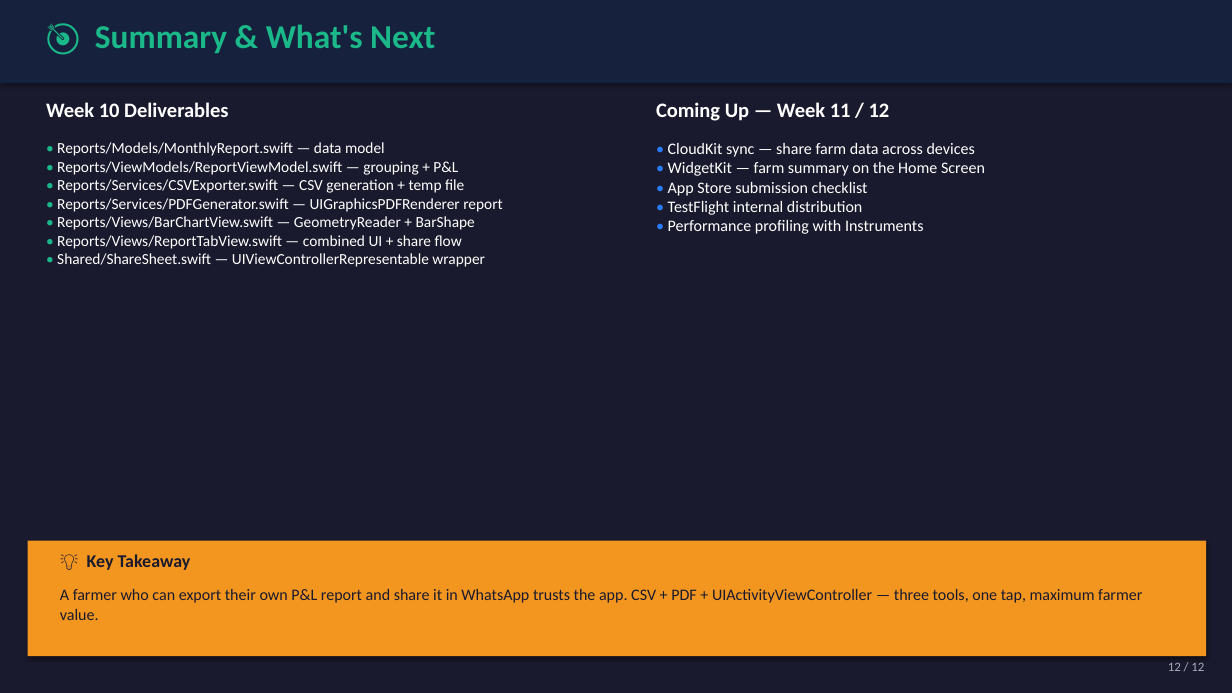
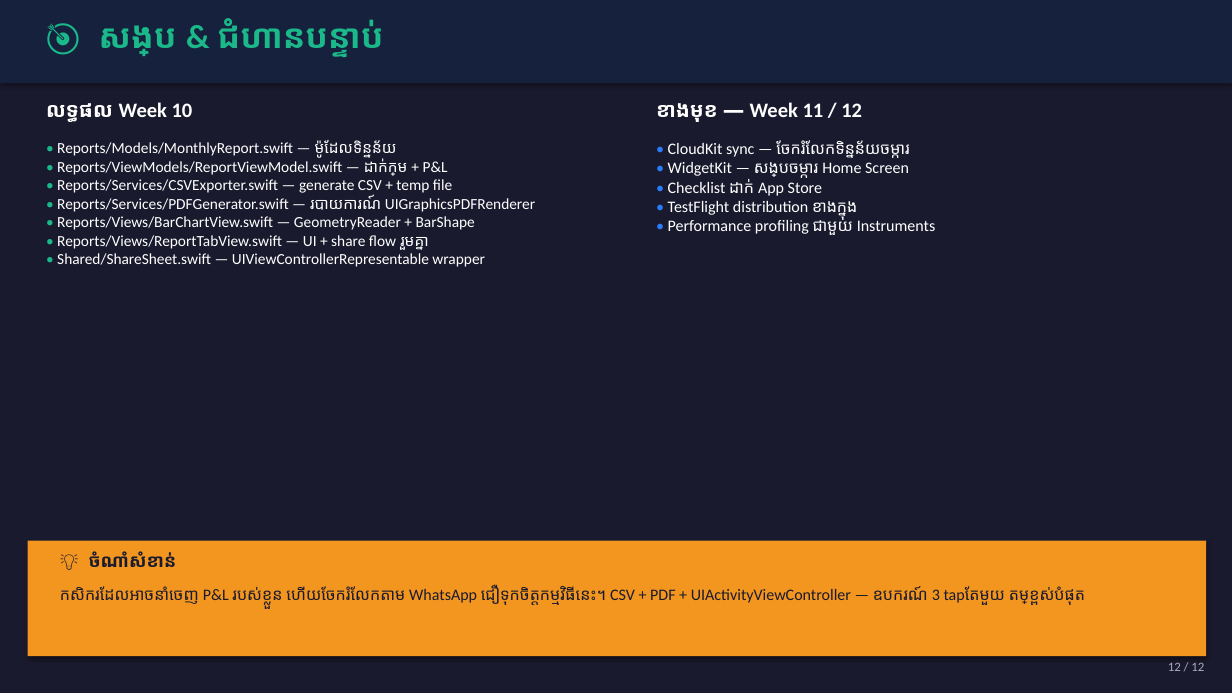
Before and after one commit to NemSothea/SwiftDoc, a slide deck: slide 12 of Week10/Week10_Data_Export_Reports.pptx. Drawn at 1232x693 pixels with LibreOffice and Linux fonts; fonts in the diff are those of the drawing. Boxes give left, top, right and bottom in pixels: in the first picture for what was removed or moved away, otherwise in the second. Text is boxed around its words. In the diff, an @@ line names an element or a change of style, - is before the commit and + after.

```diff
--- a/Week10/Week10_Data_Export_Reports.pptx
+++ b/Week10/Week10_Data_Export_Reports.pptx
@@ text at [99, 18, 382, 57]: text changed @@
-🎯 Summary & What's Next
+🎯 សង្ខេប & ជំហានបន្ទាប់
@@ text at [46, 102, 193, 122]: text changed @@
-Week 10 Deliverables
+លទ្ធផល Week 10
@@ text at [656, 102, 862, 122]: text changed @@
-Coming Up — Week 11 / 12
+ខាងមុខ — Week 11 / 12
@@ text at [57, 140, 535, 212]: text changed @@
-• Reports/Models/MonthlyReport.swift — data model
-• Reports/ViewModels/ReportViewModel.swift — grouping + P&L
-• Reports/Services/CSVExporter.swift — CSV generation + temp file
-• Reports/Services/PDFGenerator.swift — UIGraphicsPDFRenderer report
+• Reports/Models/MonthlyReport.swift — ម៉ូដែលទិន្នន័យ
+• Reports/ViewModels/ReportViewModel.swift — ដាក់ក្រុម + P&L
+• Reports/Services/CSVExporter.swift — generate CSV + temp file
+• Reports/Services/PDFGenerator.swift — របាយការណ៍ UIGraphicsPDFRenderer
@@ text at [668, 140, 936, 235]: text changed @@
-• CloudKit sync — share farm data across devices
-• WidgetKit — farm summary on the Home Screen
-• App Store submission checklist
-• TestFlight internal distribution
-• Performance profiling with Instruments
+• CloudKit sync — ចែករំលែកទិន្នន័យចម្ការ
+• WidgetKit — សង្ខេបចម្ការ Home Screen
+• Checklist ដាក់ App Store
+• TestFlight distribution ខាងក្នុង
+• Performance profiling ជាមួយ Instruments
@@ text at [57, 235, 424, 250]: text changed @@
-• Reports/Views/ReportTabView.swift — combined UI + share flow
+• Reports/Views/ReportTabView.swift — UI + share flow រួមគ្នា
@@ text at [89, 551, 176, 567]: text changed @@
-💡 Key Takeaway
+💡 ចំណាំសំខាន់
@@ text at [60, 586, 1085, 606]: text changed @@
-A farmer who can export their own P&L report and share it in WhatsApp trusts the app. CSV + PDF + UIActivityViewController — three tools, one tap, maximum farmer value.
+កសិករដែលអាចនាំចេញ P&L របស់ខ្លួន ហើយចែករំលែកតាម WhatsApp ជឿទុកចិត្តកម្មវិធីនេះ។ CSV + PDF + UIActivityViewController — ឧបករណ៍ 3 tapតែមួយ តម្លៃខ្ពស់បំផុត
```
Also in this commit, not shown: 11 other slides changed, 21 other files.
